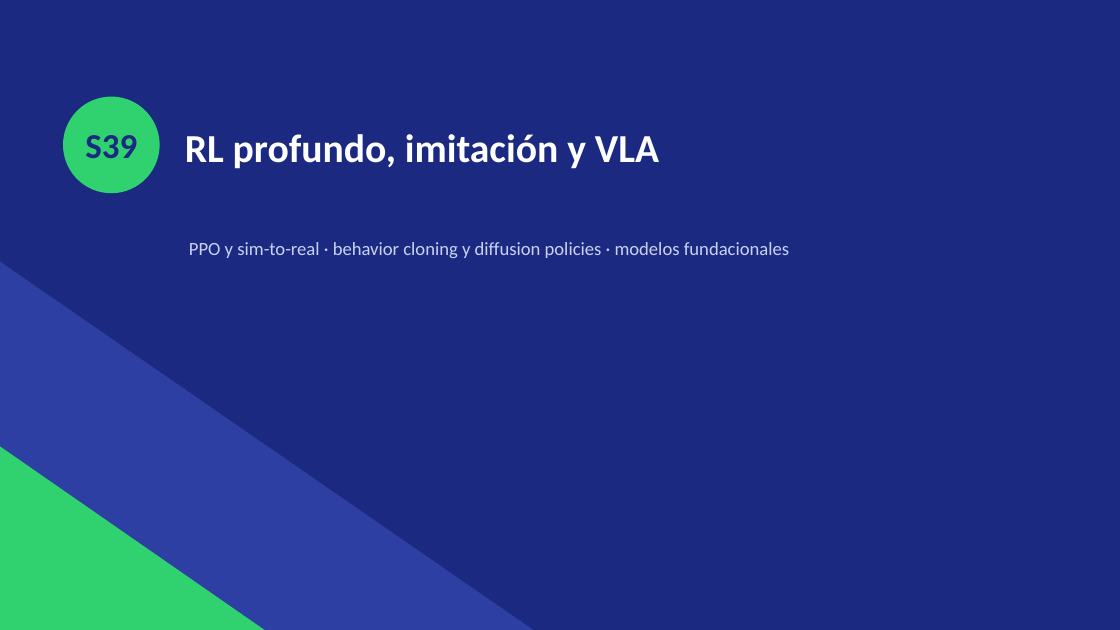
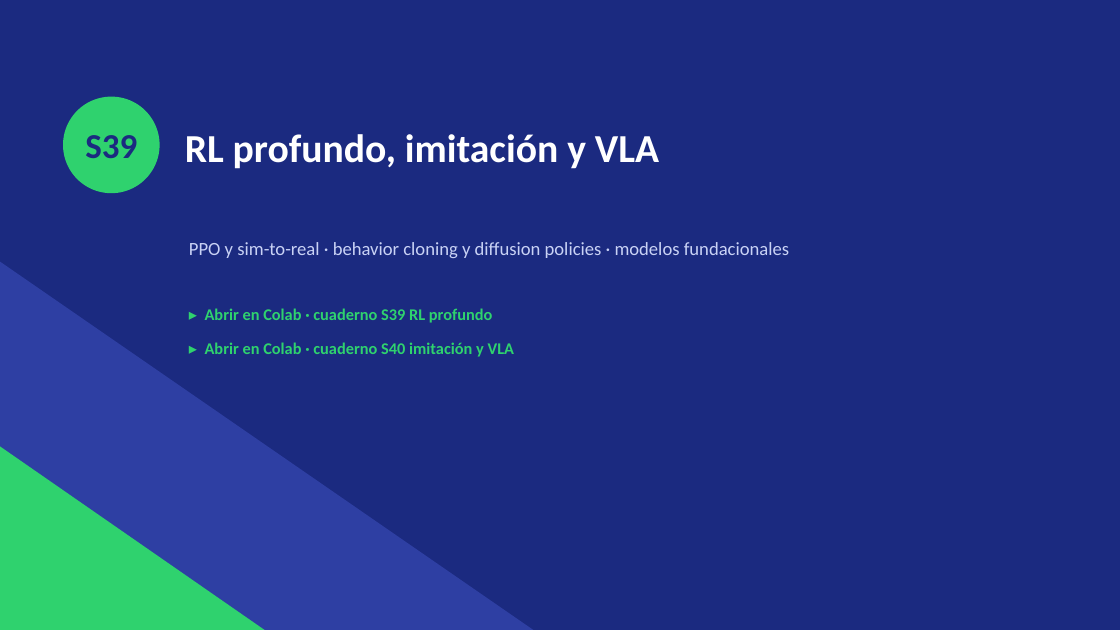
Before and after one commit to grcarmenaty/MecatronicaRobotica, a slide deck: slide 8 of entregables/presentaciones/IQS_B8_Robot_Learning.pptx. Drawn at 1120x630 pixels with LibreOffice and Linux fonts; fonts in the diff are those of the drawing. Boxes give left, top, right and bottom in pixels: in the first picture for what was removed or moved away, otherwise in the second. Text is boxed around its words. In the diff, an @@ line names an element or a change of style, - is before the commit and + after.

```diff
--- a/entregables/presentaciones/IQS_B8_Robot_Learning.pptx
+++ b/entregables/presentaciones/IQS_B8_Robot_Learning.pptx
@@ text added at box(205, 308, 492, 323), 14 pt, text #2FD26E, bold @@
+▸ Abrir en Colab · cuaderno S39 RL profundo
@@ text added at box(205, 342, 514, 357), 14 pt, text #2FD26E, bold @@
+▸ Abrir en Colab · cuaderno S40 imitación y VLA
```
Also in this commit, not shown: 1 other slide changed, 15 other files.
